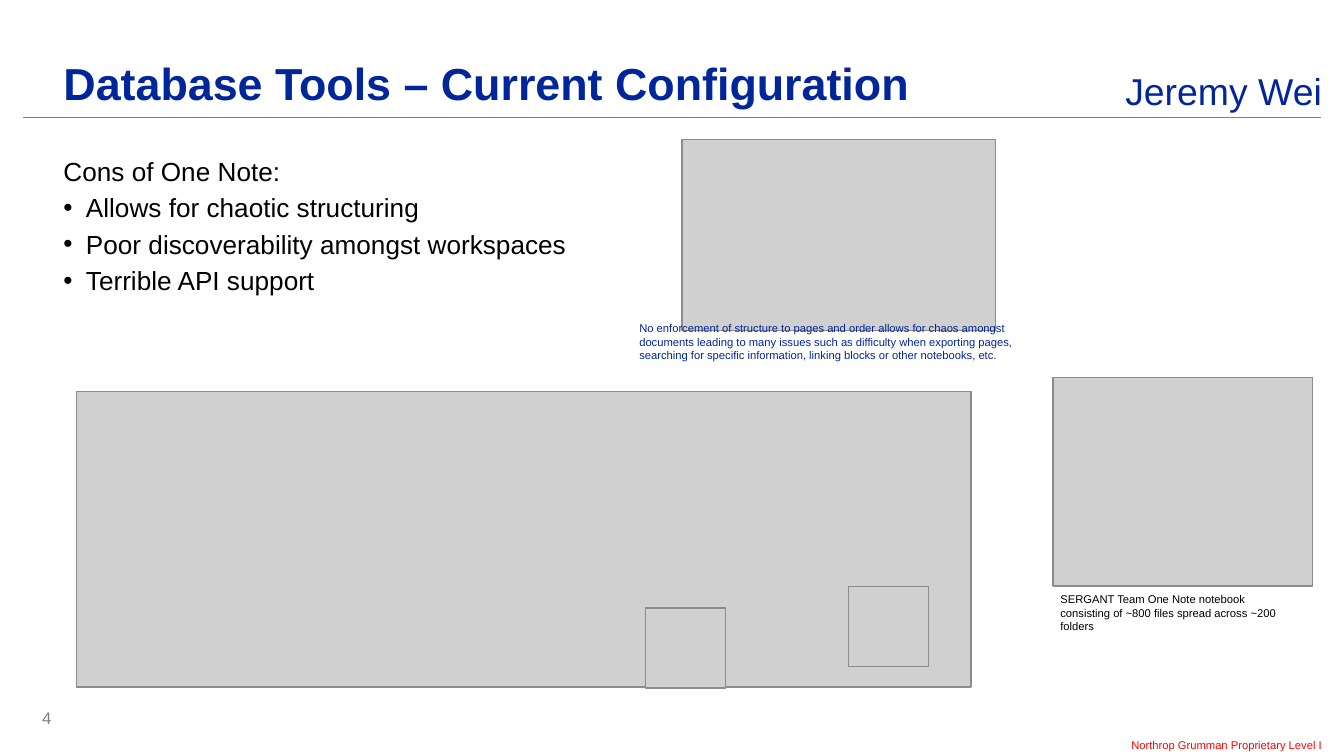
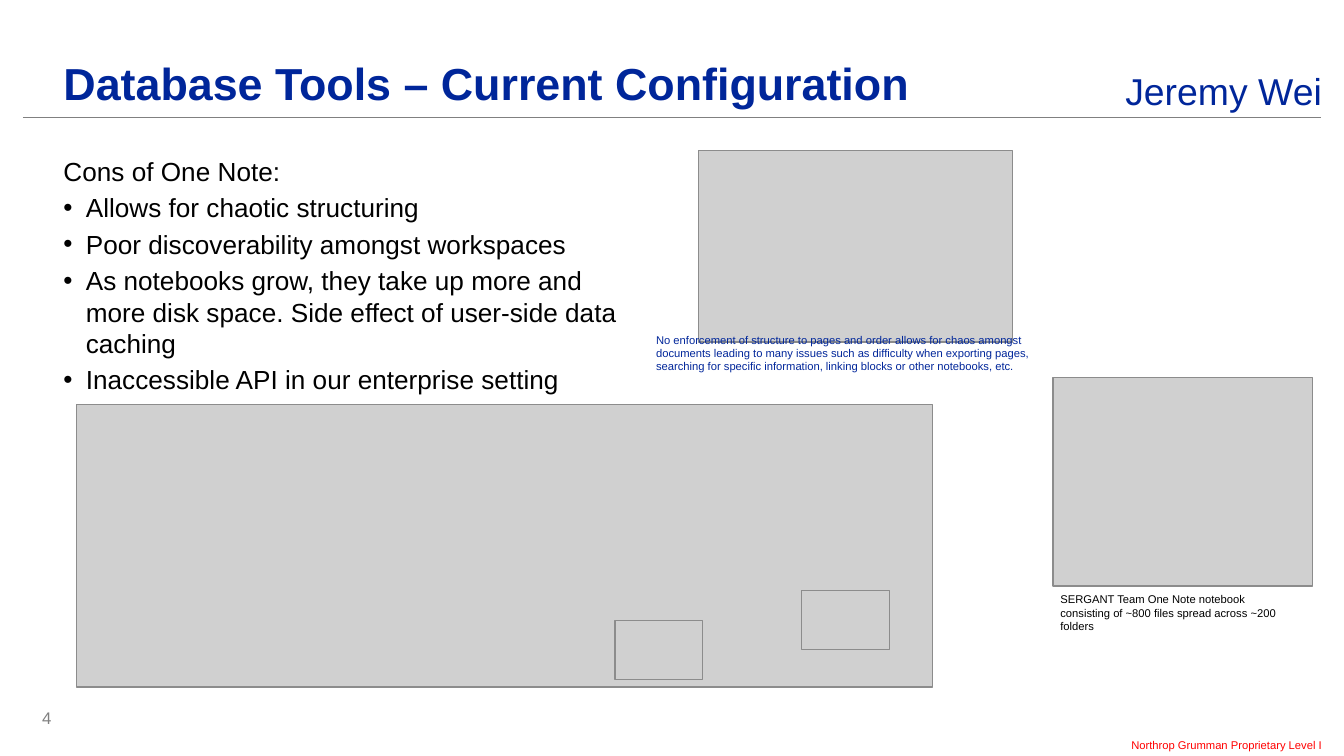
Before and after one commit to cosgroma/database-tools, a slide deck: slide 4 of docs/presentations/Intern_Showcase_Wei.pptx. Drawn at 1344x756 pixels with LibreOffice and Linux fonts; fonts in the diff are those of the drawing; grey boxes stand for pictures; background and template pictures are left out. Boxes give left, top, right and bottom in pixels: in the first picture for what was removed or moved away, otherwise in the second. Text is boxed around its words. In the diff, an @@ line names an element or a change of style, - is before the commit and + after.

```diff
--- a/docs/presentations/Intern_Showcase_Wei.pptx
+++ b/docs/presentations/Intern_Showcase_Wei.pptx
@@ picture: place and size @@
-picture at [681,140,996,331]
+picture at [699,151,1013,341]
@@ text at [86,271,616,395]: text changed @@
-• Terrible API support
+• As notebooks grow, they take up more and more disk space. Side effect of user-side data caching
+• Inaccessible API in our enterprise setting
@@ text "No enforcement of structure to ...": place and size @@
-text "No enforcement of structure to ..." at [639,324,1012,362]
+text "No enforcement of structure to ..." at [656,335,1029,373]
@@ picture: place and size @@
-picture at [77,391,972,687]
+picture at [77,405,933,687]
@@ picture: place and size @@
-picture at [848,586,929,667]
+picture at [802,591,890,650]
@@ picture added at [616,621,703,680] @@
@@ picture removed at [645,607,726,688] @@
```
Also in this commit, not shown: 3 other slides changed, 2 slides added, 2 slides removed.
